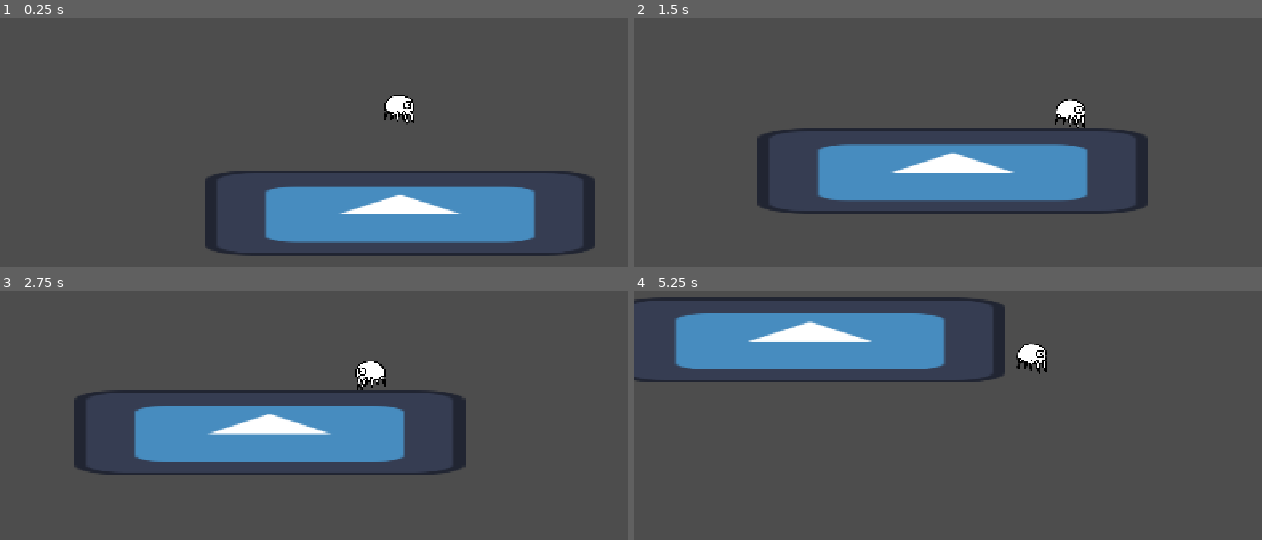
Above: before the commit, frames 1-4 (two rows, left to right).
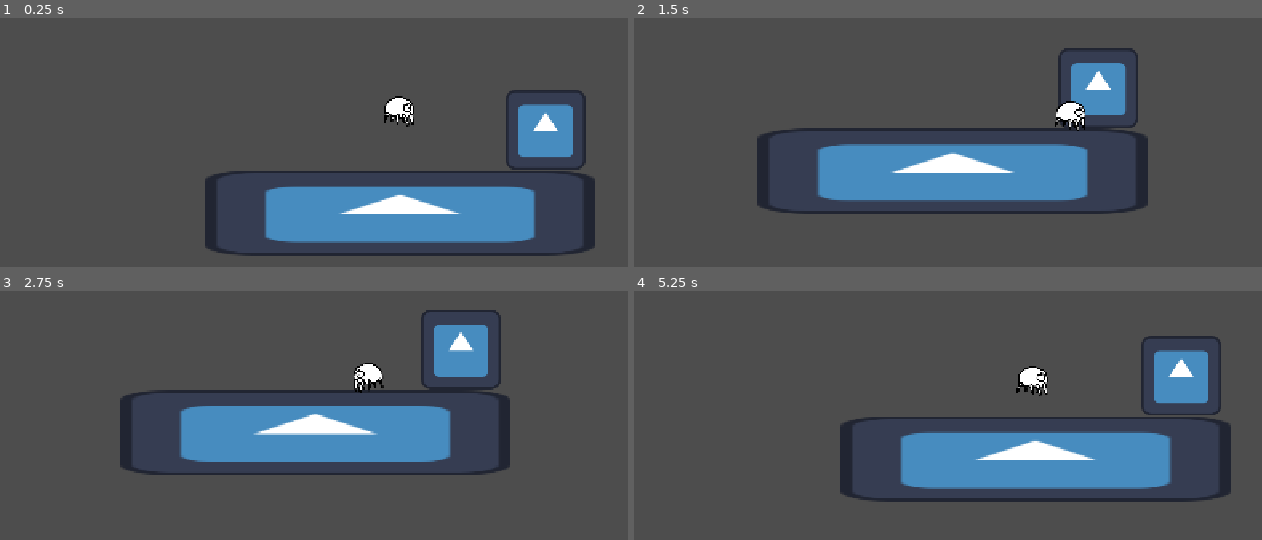
Above: after the commit, the same moments.

Repository: Dead-Vortex/stem-scuba-diving
Game: Godot game, scene res://scenes/main.tscn
Two runs of this game, one before a commit and one after it. Both use one fixed random seed, a clock stepped at 60 frames per second and the inputs below. The engine's default icon, where the game draws it, is replaced by a stand-in: a white triangle on a blue panel in a dark square.
Inputs:
- Up to frame 1 (0.25 s): no input
- Up to frame 2 (1.5 s): hold W (up) 0.53-1.28 s; hold D (right) from 0.53 s (still down); tap E (interact) at 0.6 s; tap W (up) at 1.35 s
- Up to frame 3 (2.75 s): tap W (up) at 1.52, 1.82 s; tap E (interact) at 1.55, 2.1 s; release D (right) at 2.03 s; hold A (left) from 2.03 s (still down); hold W (up) from 2.03 s (still down)
- Up to frame 4 (5.25 s): release A (left) at 2.78 s; release W (up) at 2.78 s; hold D (right) 2.78-4.28 s; tap E (interact) at 2.85, 4.35, 5.1 s; tap W (up) at 3.02, 3.32, 4.52, 4.82 s; hold W (up) 3.53-4.28 s; hold A (left) 4.28-5.03 s; hold D (right) from 5.03 s (still down); hold W (up) from 5.03 s (still down)

The runs differ from the first frame. In frame 1, 2.7% of the frame differs, in the area x 61-94%, y 28-62%; in frame 2, 2.5%; in frame 3, 10%; in frame 4, 28%, in the area x 0-96%, y 2-85%.

Commit message:
prototype of npc
npc buys trash and sells upgrades

Diff:
--- a/scenes/main.tscn
+++ b/scenes/main.tscn
@@ -1,7 +1,8 @@
-[gd_scene load_steps=6 format=3 uid="uid://d5bpips75sth"]
+[gd_scene load_steps=7 format=3 uid="uid://d5bpips75sth"]
 
 [ext_resource type="PackedScene" uid="uid://cgwfckhcnlryo" path="res://scenes/player.tscn" id="1_o5qli"]
 [ext_resource type="Texture2D" uid="uid://bfcyk2hhalhey" path="res://assets/godot.svg" id="2_0wfyh"]
+[ext_resource type="PackedScene" uid="uid://ovb8pxx3o1jy" path="res://scenes/npc.tscn" id="2_sugp2"]
 
 [sub_resource type="RectangleShape2D" id="RectangleShape2D_o5qli"]
 size = Vector2(626, 137)
@@ -14,28 +15,32 @@
 
 [node name="Node2D" type="Node2D"]
 
-[node name="CharacterBody2D" parent="." instance=ExtResource("1_o5qli")]
+[node name="Player" parent="." node_paths=PackedStringArray("npc") instance=ExtResource("1_o5qli")]
+npc = NodePath("../NPC")
 
-[node name="StaticBody2D" type="StaticBody2D" parent="."]
+[node name="NPC" parent="." node_paths=PackedStringArray("player") instance=ExtResource("2_sugp2")]
+position = Vector2(233, 67)
+player = NodePath("../Player")
 
-[node name="CollisionShape2D" type="CollisionShape2D" parent="StaticBody2D"]
+[node name="Platform" type="StaticBody2D" parent="."]
 position = Vector2(0, 200)
+
+[node name="CollisionShape2D" type="CollisionShape2D" parent="Platform"]
 shape = SubResource("RectangleShape2D_o5qli")
 
-[node name="Sprite2D" type="Sprite2D" parent="StaticBody2D"]
-position = Vector2(-2.0980835e-05, 200)
+[node name="Sprite2D" type="Sprite2D" parent="Platform"]
 scale = Vector2(4.8906245, 1.0625)
 texture = ExtResource("2_0wfyh")
 
-[node name="ClimbUpZone" type="Area2D" parent="."]
+[node name="ClimbUpZone" type="Area2D" parent="Platform"]
 
-[node name="CollisionShape2D" type="CollisionShape2D" parent="ClimbUpZone"]
-position = Vector2(-317, 200)
+[node name="CollisionShape2D" type="CollisionShape2D" parent="Platform/ClimbUpZone"]
+position = Vector2(-317, 0)
 shape = SubResource("RectangleShape2D_0wfyh")
 
-[node name="CollisionShape2D2" type="CollisionShape2D" parent="ClimbUpZone"]
-position = Vector2(317, 200)
+[node name="CollisionShape2D2" type="CollisionShape2D" parent="Platform/ClimbUpZone"]
+position = Vector2(317, 0)
 shape = SubResource("RectangleShape2D_sugp2")
 
-[connection signal="body_entered" from="ClimbUpZone" to="CharacterBody2D" method="_dock_climable"]
-[connection signal="body_exited" from="ClimbUpZone" to="CharacterBody2D" method="_dock_unclimbable"]
+[connection signal="body_entered" from="Platform/ClimbUpZone" to="Player" method="_dock_climbable"]
+[connection signal="body_exited" from="Platform/ClimbUpZone" to="Player" method="_dock_unclimbable"]
--- /dev/null
+++ b/scenes/npc.gd
@@ -0,0 +1,25 @@
+extends Node2D
+
+@onready var interact_zone : Area2D = $InteractZone
+@export var player : CharacterBody2D
+var is_player_interactable : bool = false
+var is_player_interacting : bool = false
+
+func _process(_delta):
+	if Input.is_action_just_pressed("interact") and is_player_interactable:
+		if !is_player_interacting:
+			is_player_interacting = true
+			interaction_menu()
+		else:
+			is_player_interacting = false
+
+func interaction_menu():
+	pass
+
+func _player_enters_npc_interact_zone(body):
+	if body == player:
+		is_player_interactable = true
+
+func _player_exits_npc_interact_zone(body):
+	if body == player:
+		is_player_interactable = false
--- /dev/null
+++ b/scenes/npc.tscn
@@ -0,0 +1,22 @@
+[gd_scene load_steps=4 format=3 uid="uid://ovb8pxx3o1jy"]
+
+[ext_resource type="Script" uid="uid://b11o4h38eaieo" path="res://scenes/npc.gd" id="1_abqhh"]
+[ext_resource type="Texture2D" uid="uid://bfcyk2hhalhey" path="res://assets/godot.svg" id="1_nh2m4"]
+
+[sub_resource type="RectangleShape2D" id="RectangleShape2D_nh2m4"]
+size = Vector2(234, 140)
+
+[node name="NPC" type="Node2D"]
+script = ExtResource("1_abqhh")
+
+[node name="Sprite2D" type="Sprite2D" parent="."]
+texture = ExtResource("1_nh2m4")
+
+[node name="InteractZone" type="Area2D" parent="."]
+
+[node name="CollisionShape2D" type="CollisionShape2D" parent="InteractZone"]
+position = Vector2(-47, -5)
+shape = SubResource("RectangleShape2D_nh2m4")
+
+[connection signal="body_entered" from="InteractZone" to="." method="_player_enters_npc_interact_zone"]
+[connection signal="body_exited" from="InteractZone" to="." method="_player_exits_npc_interact_zone"]
--- a/scenes/player.tscn
+++ b/scenes/player.tscn
@@ -4,8 +4,8 @@
 [ext_resource type="Texture2D" uid="uid://nahy1mdbswcw" path="res://assets/guy_sp.png" id="2_g2els"]
 
 [sub_resource type="CapsuleShape2D" id="CapsuleShape2D_qhqgy"]
-radius = 24.0
-height = 48.0
+radius = 22.0
+height = 50.0
 
 [sub_resource type="AtlasTexture" id="AtlasTexture_dqkch"]
 atlas = ExtResource("2_g2els")
@@ -118,10 +118,13 @@
 "speed": 5.0
 }]
 
-[node name="CharacterBody2D" type="CharacterBody2D"]
+[node name="Player" type="CharacterBody2D"]
+z_index = 2
 script = ExtResource("1_g2els")
 
 [node name="CollisionShape2D" type="CollisionShape2D" parent="."]
+position = Vector2(0, 2)
+rotation = 1.5707964
 shape = SubResource("CapsuleShape2D_qhqgy")
 
 [node name="Camera2D" type="Camera2D" parent="."]
@@ -129,6 +132,7 @@
 position_smoothing_speed = 3.0
 
 [node name="AnimatedSprite2D" type="AnimatedSprite2D" parent="."]
+position = Vector2(0, 4)
 scale = Vector2(0.25, 0.25)
 sprite_frames = SubResource("SpriteFrames_3vyb7")
 animation = &"idle"
--- a/scripts/player.gd
+++ b/scripts/player.gd
@@ -1,4 +1,6 @@
 extends CharacterBody2D
+
+# Movement Variables
 @export var speed : int = 200
 @export var gravity : int = 1000
 var terminal_vel : int = 1000
@@ -7,14 +9,17 @@
 @export var water : bool = false
 var climbable : bool = false
 
+# Animation Variables
 @onready var sprite : AnimatedSprite2D = $AnimatedSprite2D
 var facing : String = "right"
+
+# Interaction Variables
+@export var npc : Node2D
 
 func _ready():
 	sprite.play("idle")
 
 func _physics_process(delta):
-
 
 	if !water:
 		# Platforming/Land
@@ -22,10 +27,13 @@
 			velocity.y += gravity * delta
 		else:
 			velocity.y = terminal_vel
-		velocity.x = Input.get_axis("left", "right") * speed
-		if Input.is_action_just_pressed("up") and is_on_floor() == true:
-			velocity.y = -jump_height
 
+		if !npc.is_player_interacting:
+			velocity.x = Input.get_axis("left", "right") * speed
+			if Input.is_action_just_pressed("up") and is_on_floor() == true:
+				velocity.y = -jump_height
+		else:
+			velocity.x = 0
 
 
 	else:
@@ -48,18 +56,21 @@
 	move_and_slide()
 
 func _process(_delta):
-	if Input.get_axis("left", "right") != 0:
-		sprite.play("walk")
+	if !npc.is_player_interacting:
+		if Input.get_axis("left", "right") != 0:
+			sprite.play("walk")
+		else:
+			sprite.play("idle")
+		if Input.get_axis("left", "right") == -1 and facing == "right":
+			facing = "left"
+			sprite.flip_h = true
+		if Input.get_axis("left", "right") == 1 and facing == "left":
+			facing = "right"
+			sprite.flip_h = false
 	else:
 		sprite.play("idle")
-	if Input.get_axis("left", "right") == -1 and facing == "right":
-		facing = "left"
-		sprite.flip_h = true
-	if Input.get_axis("left", "right") == 1 and facing == "left":
-		facing = "right"
-		sprite.flip_h = false
 
-func _dock_climable(_body):
+func _dock_climbable(_body):
 	climbable = true
 
 func _dock_unclimbable(_body):
Not shown, added: scenes/npc.gd.uid
